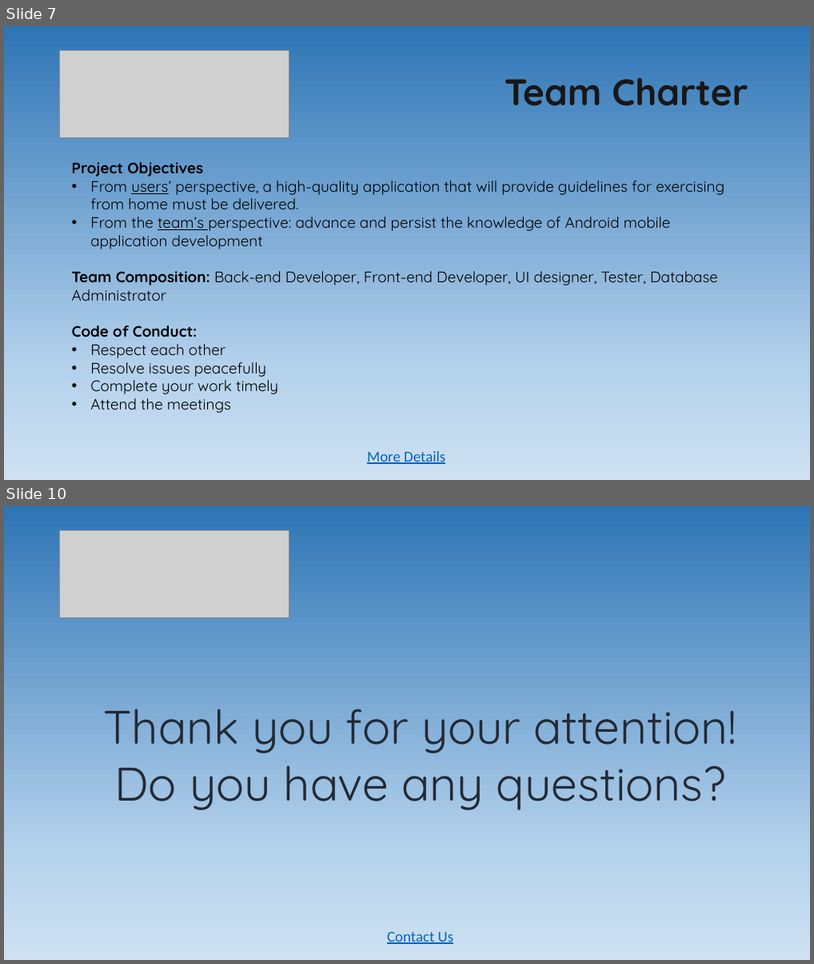
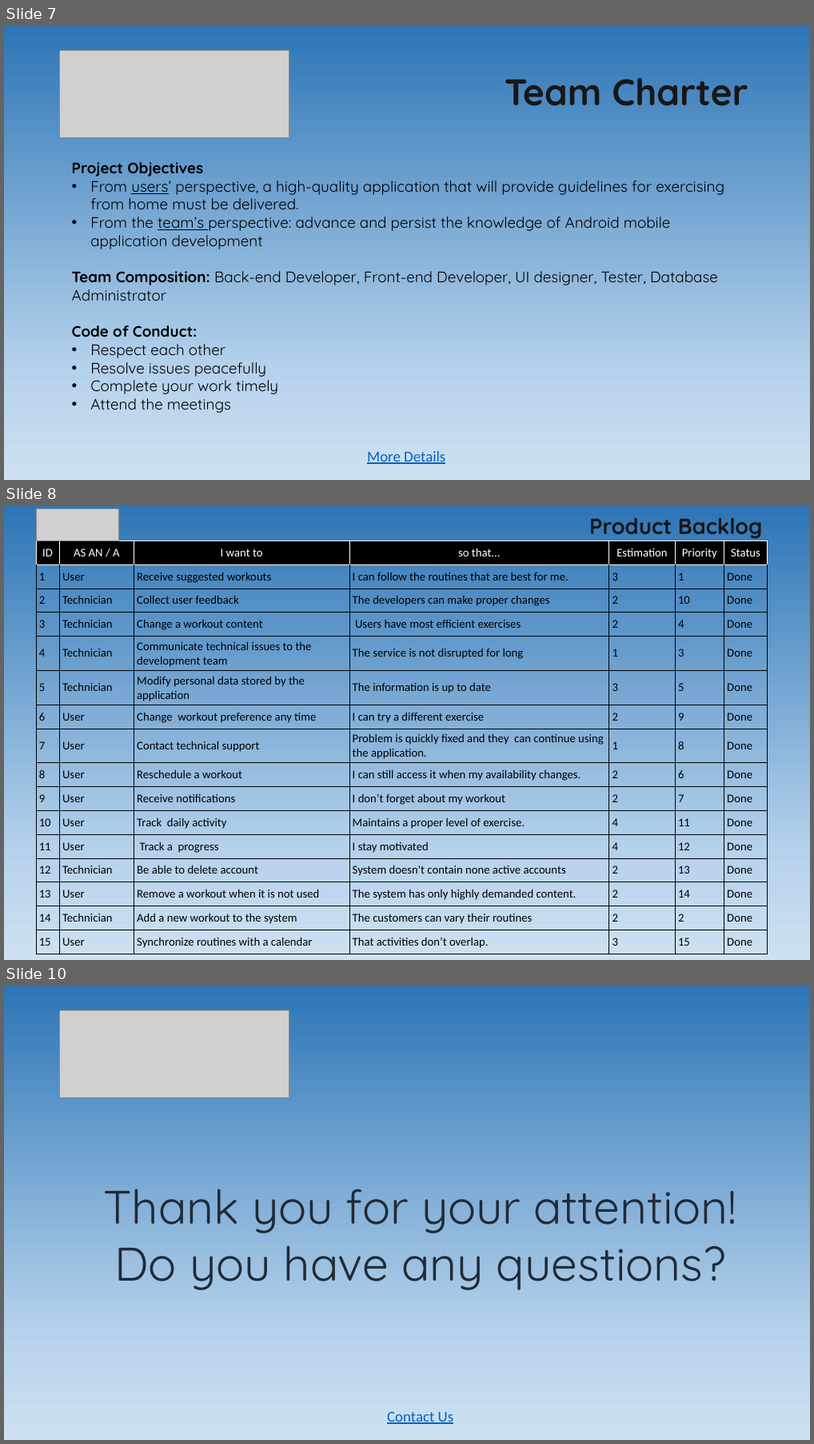
Before and after one commit to NadiaMok/capstone, a slide deck: Presentation/T27_presentation.pptx. Shown one above the other, each under a label of ours: slides 7 and 10 before the commit, slides 7, 8 and 10 after it; the slides between them are not shown. The pictures are 814x964 and 814x1444 pixels, drawn with LibreOffice and Linux fonts; fonts in the diff are those of the drawing; grey boxes stand for pictures. Boxes give left, top, right and bottom in pixels: in the first picture for what was removed or moved away, otherwise in the second. Text is boxed around its words. In the diff, an @@ line names an element or a change of style, - is before the commit and + after.

Commit message:
final version of presentation

```diff
--- a/Presentation/T27_presentation.pptx
+++ b/Presentation/T27_presentation.pptx
@@ slide 8 added at <box>4,506,810,960</box>, background gradient #F7FAFD to #2E75B6 to #B5D2EC to #CEE1F2 @@
@@ picture added at <box>36,509,118,541</box> @@
@@ text added at <box>590,518,763,539</box>, 26 pt, text #181717, bold @@
+Product Backlog
@@ table added at <box>36,540,769,953</box>, 16 rows, 7 columns @@
+ID | AS AN / A | I want to | so that... | Estimation | Priority | Status
+1 | User | Receive suggested workouts | I can follow the routines that are best for me. | 3 | 1 | Done
+2 | Technician | Collect user feedback | The developers can make proper changes | 2 | 10 | Done
+3 | Technician | Change a workout content | Users have most efficient exercises | 2 | 4 | Done
+4 | Technician | Communicate technical issues to the development team | The service is not disrupted for long | 1 | 3 | Done
+5 | Technician | Modify personal data stored by the application | The information is up to date | 3 | 5 | Done
+6 | User | Change workout preference any time | I can try a different exercise | 2 | 9 | Done
+7 | User | Contact technical support | Problem is quickly fixed and they can continue using the application. | 1 | 8 | Done
+8 | User | Reschedule a workout | I can still access it when my availability changes. | 2 | 6 | Done
+9 | User | Receive notifications | I don’t forget about my workout | 2 | 7 | Done
+10 | User | Track daily activity | Maintains a proper level of exercise. | 4 | 11 | Done
+11 | User | Track a progress | I stay motivated | 4 | 12 | Done
+12 | Technician | Be able to delete account | System doesn't contain none active accounts | 2 | 13 | Done
+13 | User | Remove a workout when it is not used | The system has only highly demanded content. | 2 | 14 | Done
+14 | Technician | Add a new workout to the system | The customers can vary their routines | 2 | 2 | Done
+15 | User | Synchronize routines with a calendar | That activities don’t overlap. | 3 | 15 | Done
```
Also in this commit, not shown: 1 slide changed, 1 slide removed.
